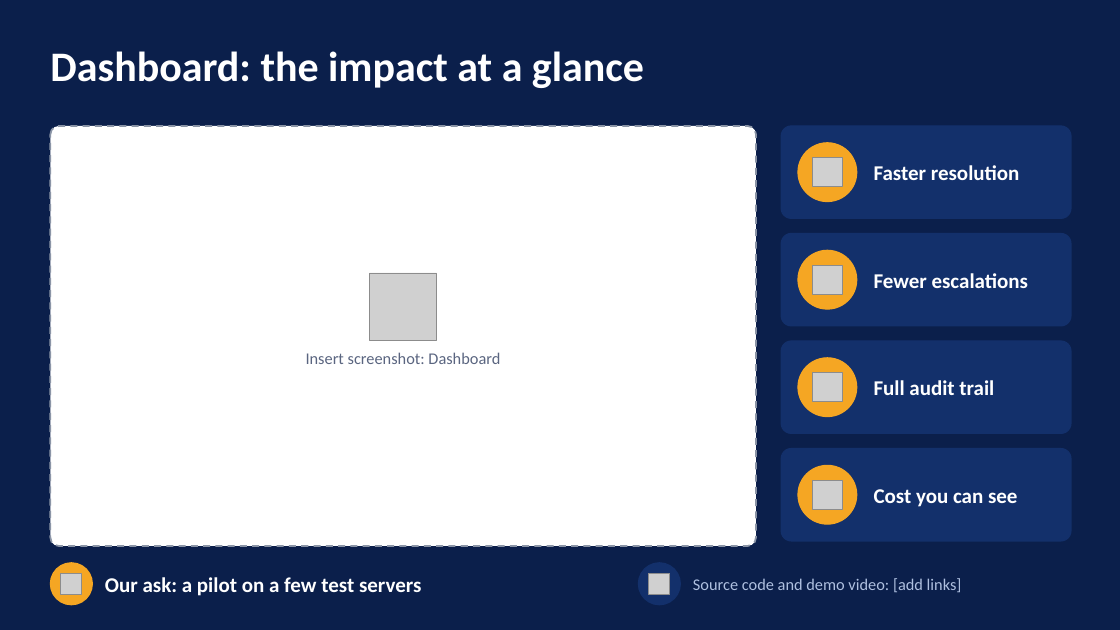
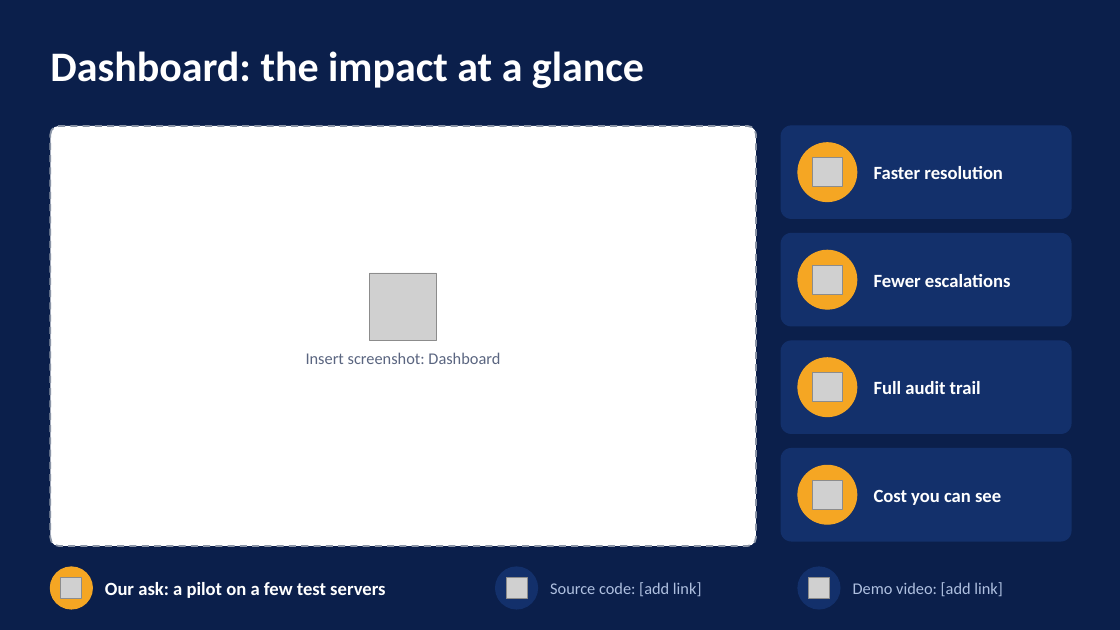
Before and after one commit to akaravind456-spec/Matrix-aiops, a slide deck: slide 9 of docs/presentation/MATRIX-Product-Deck.pptx. Drawn at 1120x630 pixels with LibreOffice and Linux fonts; fonts in the diff are those of the drawing; grey boxes stand for pictures. Boxes give left, top, right and bottom in pixels: in the first picture for what was removed or moved away, otherwise in the second. Text is boxed around its words. In the diff, an @@ line names an element or a change of style, - is before the commit and + after.

```diff
--- a/docs/presentation/MATRIX-Product-Deck.pptx
+++ b/docs/presentation/MATRIX-Product-Deck.pptx
@@ ellipse: place and size @@
-ellipse at [50, 563, 92, 605]
+ellipse at [50, 567, 92, 609]
@@ size 18 to 16 pt in 5 elements at [874, 166, 1003, 179], [874, 274, 1011, 287], [874, 381, 981, 394], [874, 489, 1001, 505], [105, 582, 385, 598] @@
@@ ellipse: place and size @@
-ellipse at [639, 563, 681, 605]
+ellipse at [496, 567, 538, 609]
@@ ellipse added at [798, 567, 840, 609], fill #13306B, outline #13306B 1 pt @@
@@ picture: place and size @@
-picture at [60, 574, 82, 595]
+picture at [60, 578, 82, 599]
@@ picture: place and size @@
-picture at [649, 574, 670, 595]
+picture at [507, 578, 528, 599]
@@ text at [550, 582, 702, 596]: text changed @@
-Source code and demo video: [add links]
+Source code: [add link]
@@ picture added at [808, 578, 829, 599] @@
@@ text added at [853, 582, 1003, 596], 14 pt, text #AFC0E0 @@
+Demo video: [add link]
```
Also in this commit, not shown: 4 other slides changed.
